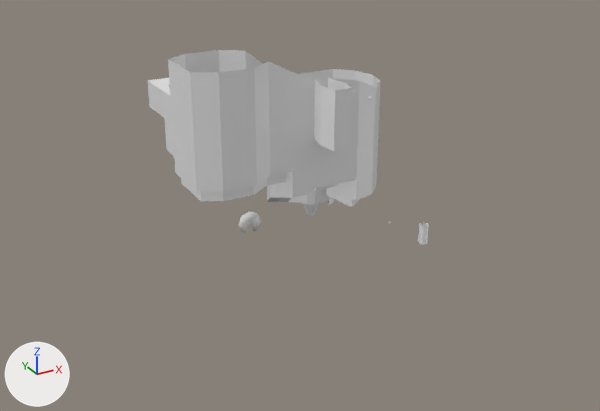
An edit to the Blender file blender_models/Subterranean Seaway.blend, drawn before and after from the same camera.
Both versions are drawn from a 50 mm lens placed at (-264.0, -473.0, 254.0), pointed at (-1.0, 5.0, 15.0). Lighting does not change. The marker at lower left points along +X, +Y and +Z. The picture after the commit comes second.
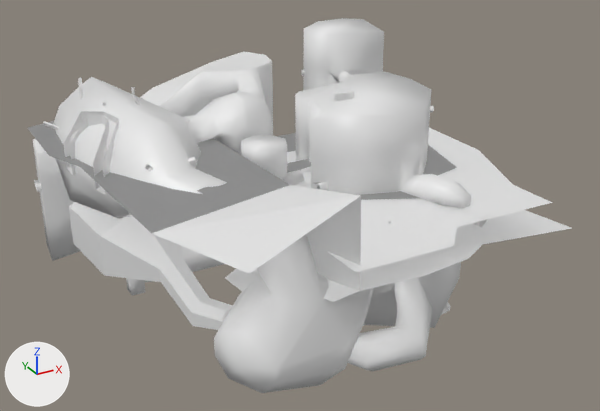
The edits, one by one:
Object 'Circle' (ob_circle) is now shown.
Object 'Circle.001' (ob_circle_001) is now shown.
Object 'no render water' (ob_no_render_water) is now shown.
Object 'Circle.002' (ob_circle_002) is now shown.
Object 'Circle.009' (ob_circle_009) is now hidden.
Object 'Circle.010' (ob_circle_010) is now hidden.

Boxes [x1, y1, x2, y2] around the edits, measured in the pictures (600 x 411 px):
'Circle', shown: after [33, 18, 487, 393]
'Circle.010', hidden: before [148, 50, 381, 216]
'no render water', shown: after [46, 128, 571, 302]
'Circle.001', shown: after [28, 121, 470, 326]
'Circle.002', shown (mostly hidden): after [301, 172, 489, 219]
'Circle.009', hidden: before [418, 223, 429, 245]
